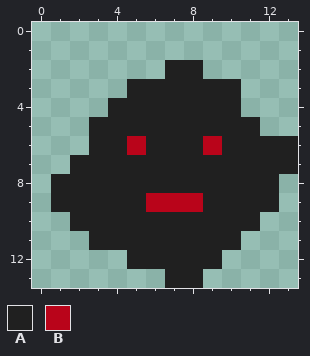
Pixel-art sprite: gimpAssets/enemy.png. The picture above was drawn from the file before the commit.
The file is 14x14 pixels. Pixels under 10% opacity are left out. Colours within 5 levels of each other are drawn and written as one.
Palette (. is transparent): A #202020  B #b9041a
Pixels before, first column x 1:
 2 ......AA.....
 3 ....AAAAAA...
 4 ...AAAAAAA...
 5 ..AAAAAAAAA..
 6 ..AABAAABAAAA
 7 .AAAAAAAAAAAA
 8 AAAAAAAAAAAA.
 9 AAAAABBBAAAA.
10 .AAAAAAAAAA..
11 ..AAAAAAAA...
12 ....AAAAA....
13 ......AA.....
And afterwards:
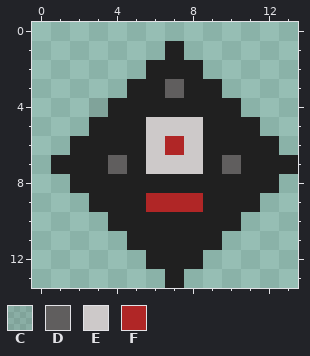
Colours new in this view: C #2421211a  D #605e5e  E #cdc9c9  F #b02626
The edit:
Changed rows in their new state; - is an unchanged pixel.
first column x 1:
 1 ------A------
 2 -----A-------
 3 ------D--.---
 4 --C----------
 5 -----EEE-----
 6 -A--AEFEA---.
 7 A--D-EEE-D---
 8 .------------
 9 ..---FFF---.-
10 -..-------.--
11 --..-----.---
12 ----.---.----
13 -------.-----
